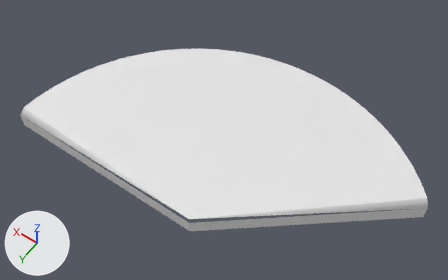
Before and after pictures for a commit that changed the OBJ model Assets/Models/Slice39.obj.
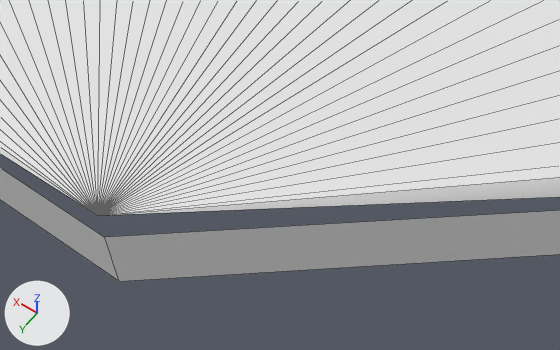
Each version appears first whole from a camera (50 mm lens) standing at (-0.878, 0.984, 2.202) and looking at (0.15, -0.457, -0.061), and next in a close-up from a camera (50 mm lens) standing at (-0.315, 0.199, 0.492) and looking at (-0.092, -0.114, 0.001). Arrows for +X, +Y and +Z are at lower left; the lights stay in place. The close-ups show mesh edges as thin lines. Where no turn or scale is listed for an object, it has been applied to the vertices.

In view in the first close-up: 'Slice39'.
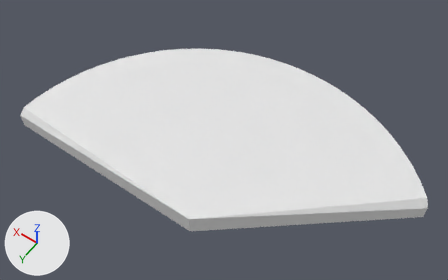
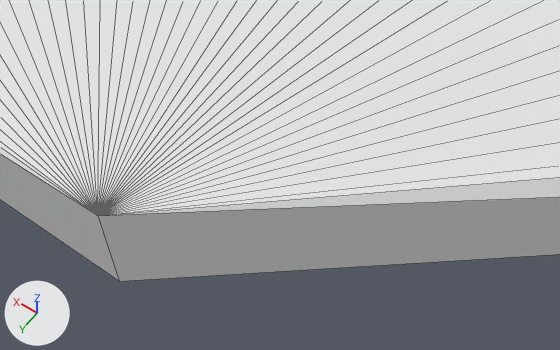
Edits to the bpy script that builds the scene:
```text
Change me_slice39:
    where me_slice39.from_pydata(...)  # 47 vertices, 43 faces; spans x -0.77..1.0, y -1.0..0.0, z -0.1..0.0
    used by ob_slice39; location = (0.0, 0.0, 0.0)
    verts and faces of me_slice39; kept vertices keep their numbers, new ones are numbered from 47
    before: 0 (0.0, 0.0, 0.0) at pixel (97, 215), 2 (1.0, 0.0, -0.03), 42 (-0.77, -0.64, -0.03), 43 (0.0, 0.0, -0.1) at pixel (119, 281), 44 (0.0, 0.0, -0.03) at pixel (104, 237)
    before: 45 (1.0, 0.0, -0.1), 46 (-0.77, -0.64, -0.1)
    me_slice39 part 1
    add delete_vertices([44])  # with the faces that use them
    add faces += [(0, 2, 45, 43), (0, 43, 46, 42)]
```

Boxes [x1, y1, x2, y2] around the edits, measured in the close-ups (560 x 350 px; the box of a moved part takes in the faces that stretch with it):
part 1 of me_slice39, moved or reshaped
    before: [0, 168, 560, 281]
    after: [0, 154, 560, 281]
